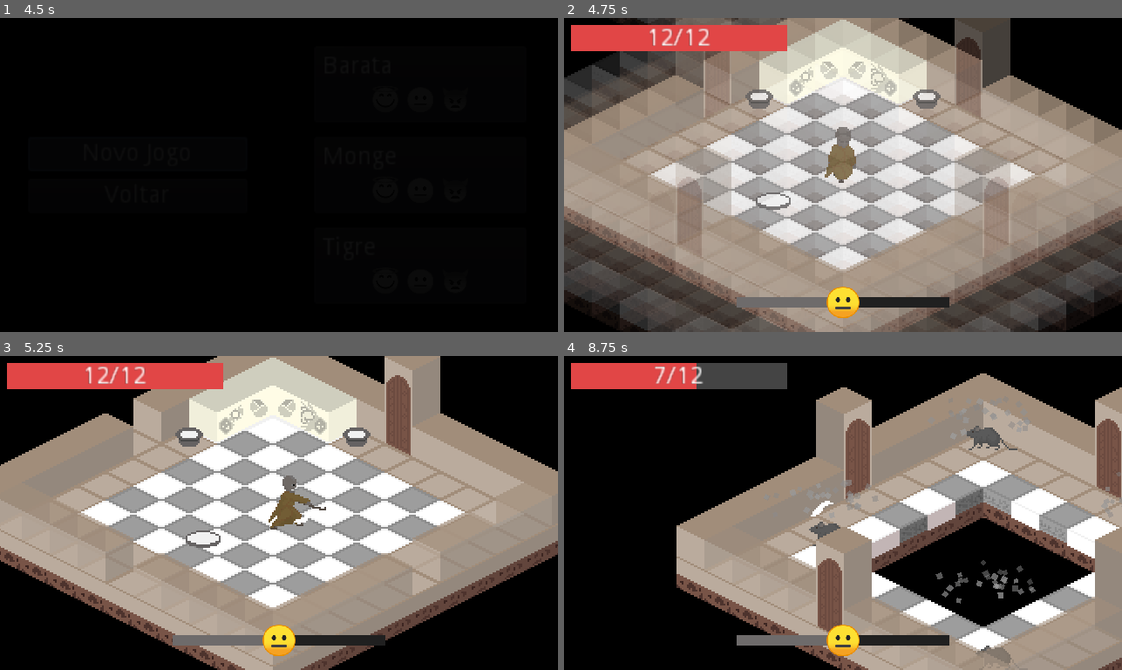
Above: before the commit, frames 1-4 (two rows, left to right).
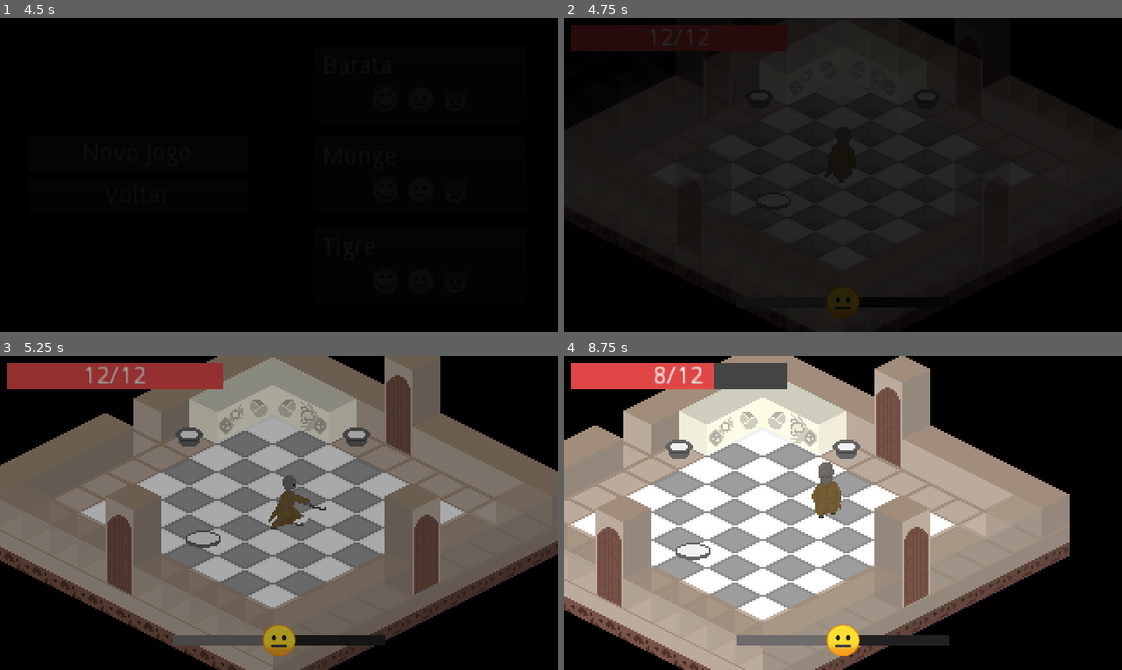
Above: after the commit, the same moments.

Repository: ColmeiaUDESC/gamejaaj6
Game: Godot game, scene res://Cenas/MenuPrincipal.tscn
Same seed, same stepped clock (60 frames per second), same inputs: the game is played once before the commit and once after it.
Inputs (mouse positions are in pixels of both pictures, inside the frame that each line leads up to):
- Up to frame 1 (4.5 s): click "Jogar" at 0.5 s; click "Voltar" at 1.25 s; click "Jogar" at 2 s; click "Save 1" at 2.75 s; click "Novo Jogo" at 3.5 s; click "Novo Jogo" at 4.25 s
- Up to frame 2 (4.75 s): no input
- Up to frame 3 (5.25 s): tap Enter at 5 s; move the mouse to (401, 497) at 5.02 s; hold D (andar_pra_direita) from 5.03 s (still down); click (401, 497) at 5.1 s
- Up to frame 4 (8.75 s): tap Space (ui_select) at 5.27, 6.02, 7.52, 8.27 s; move the mouse to (731, 528) at 5.77 s; release D (andar_pra_direita) at 5.78 s; hold S (andar_pra_baixo) 5.78-6.53 s; right-click (731, 528) at 5.85 s; move the mouse to (898, 443) at 6.52 s; hold D (andar_pra_direita) 6.53-7.28 s; hold Enter 6.53-7.28 s; move the mouse to (815, 575) at 7.27 s; hold W (andar_pra_cima) 7.28-8.03 s; click (815, 575) at 7.35 s; move the mouse to (1010, 560) at 8.02 s; hold A (andar_pra_esquerda) from 8.03 s (still down); hold Right mouse button (ataque_purificacao) from 8.03 s (still down)

Frame 1 is identical in both runs. In frame 2, 91% of the frame differs, in the area x 0-100%, y 0-100%; in frame 3, 74%; in frame 4, 76%.

Commit message:
Arrumar problemas do ultimo pr

Diff:
--- a/Cenas/Andares/Andar1.tscn
+++ b/Cenas/Andares/Andar1.tscn
@@ -8,9 +8,8 @@
 [ext_resource path="res://Conteudos/Musicas/Ost/Andar1.mp3" type="AudioStream" id=6]
 [ext_resource path="res://Cenas/Salas/Nivel1/SalaBoss-Nivel1.tscn" type="PackedScene" id=7]
 
-[node name="GeradorDeMapas" instance=ExtResource( 1 )]
-media_salas = 8
-variancia_de_salas = 3
+[node name="Andar1" instance=ExtResource( 1 )]
+media_salas = 1
 cena_sala_inicial = ExtResource( 2 )
 musica = ExtResource( 6 )
 cena_salas_do_boss = [ ExtResource( 7 ) ]
--- a/Cenas/Jogo.gd
+++ b/Cenas/Jogo.gd
@@ -93,10 +93,13 @@
 	match Globais.status_pureza(DadosSave.pureza_atual):
 		Globais.STATUS_PUREZA_IMPURO:
 			DadosSave.progresso_personagens[pers_atual][0] = true
+			DadosSave.personagem_atual = DadosSave.Personagens.Barata
 		Globais.STATUS_PUREZA_NEUTRO:
 			DadosSave.progresso_personagens[pers_atual][1] = true
+			DadosSave.personagem_atual = DadosSave.Personagens.Monge
 		Globais.STATUS_PUREZA_PURO:
 			DadosSave.progresso_personagens[pers_atual][2] = true
+			DadosSave.personagem_atual = DadosSave.Personagens.Tigre
 	DadosSave.salvar()
 
 
--- a/Instanciaveis/Jogador.tscn
+++ b/Instanciaveis/Jogador.tscn
@@ -194,7 +194,6 @@
 [node name="TelaGameOver" parent="UI" instance=ExtResource( 10 )]
 
 [node name="Fade" parent="UI" instance=ExtResource( 11 )]
-visible = false
 
 [node name="Intangibilidade" type="Timer" parent="."]
 one_shot = true
--- a/Instanciaveis/JogadorTigre.tscn
+++ b/Instanciaveis/JogadorTigre.tscn
@@ -65,8 +65,7 @@
 
 [node name="Sprite" parent="." index="0"]
 material = SubResource( 1 )
-position = Vector2( 0, -5.5 )
-scale = Vector2( 0.5, 0.5 )
+position = Vector2( 0, -11.5 )
 frames = SubResource( 8 )
 
 [node name="Ataque" parent="." index="2"]
@@ -74,6 +73,6 @@
 
 [node name="CollisionPolygon2D" parent="." index="3"]
 position = Vector2( 0, -2 )
-polygon = PoolVector2Array( -4, 4, -9, 2, -9, -3, 0, -6, 9, -3, 9, 1, 4, 4 )
+polygon = PoolVector2Array( -4, 4, -9, 2, -9, -4, 0, -8, 9, -4, 9, 2, 4, 4 )
 
 [editable path="Ataque"]
